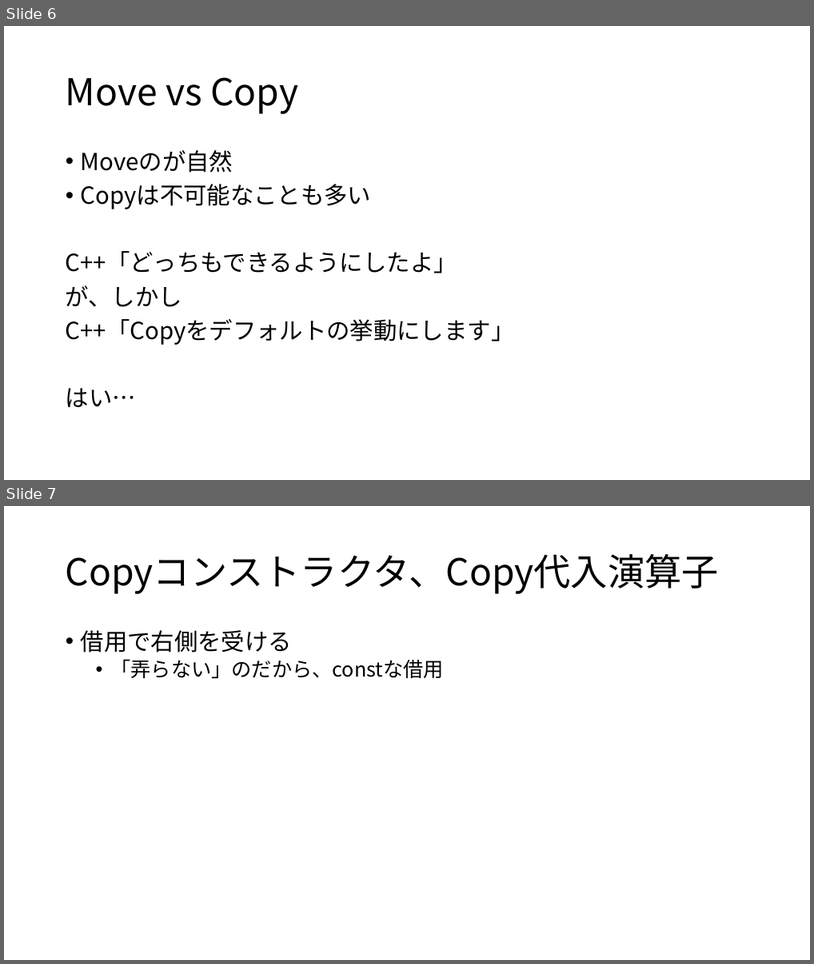
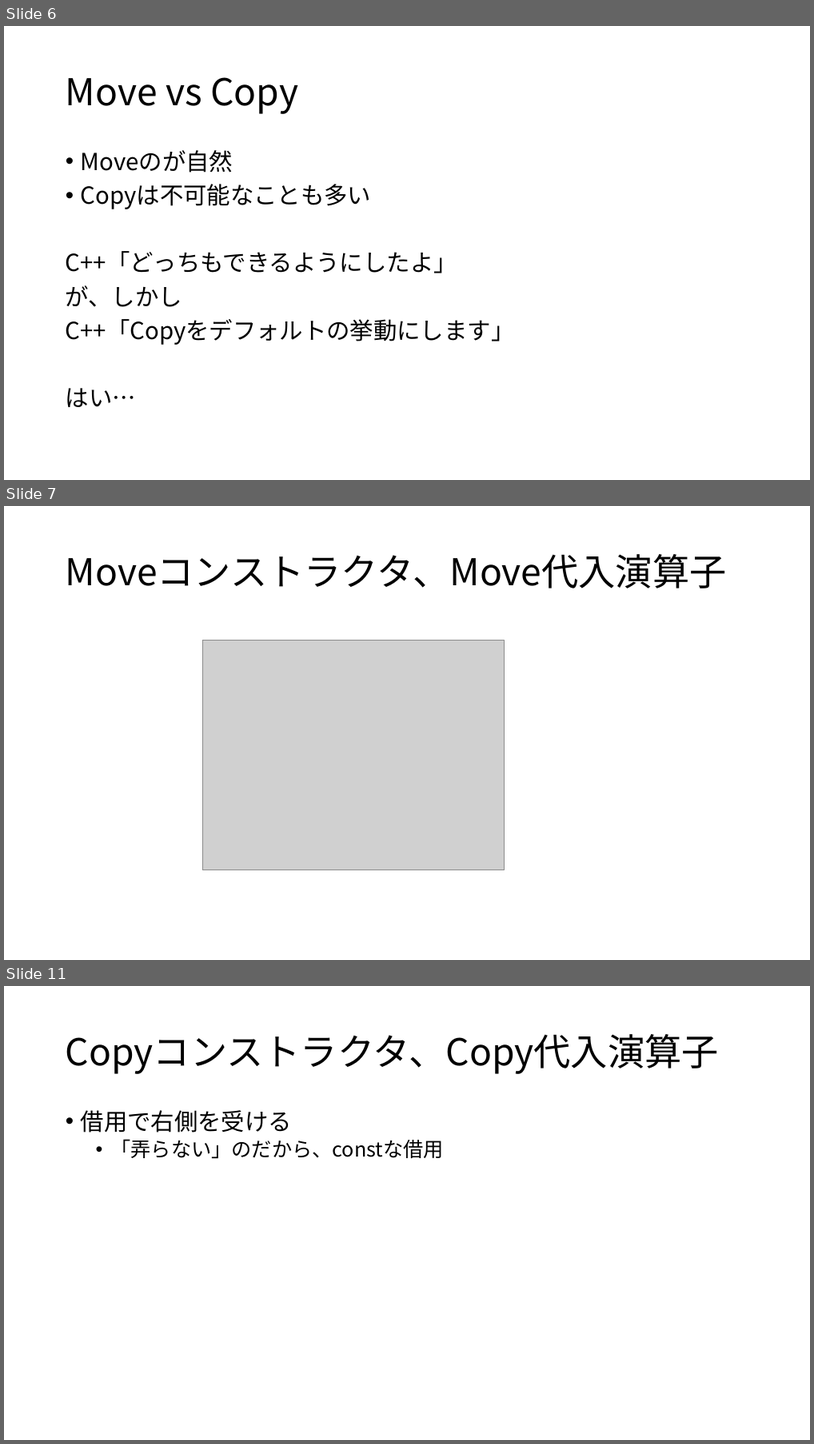
Before and after one commit to crs-kouhou/zatsu_game_engine, a slide deck: zatsuGE_pptx/非自明な＝.pptx. Shown one above the other, each under a label of ours: slides 6 and 7 before the commit, slides 6, 7 and 11 after it; the slides between them are not shown. The pictures are 814x964 and 814x1444 pixels, drawn with LibreOffice and Linux fonts; fonts in the diff are those of the drawing; grey boxes stand for pictures. Boxes give left, top, right and bottom in pixels: in the first picture for what was removed or moved away, otherwise in the second. Text is boxed around its words. In the diff, an @@ line names an element or a change of style, - is before the commit and + after.

```diff
--- a/zatsuGE_pptx/非自明な＝.pptx
+++ b/zatsuGE_pptx/非自明な＝.pptx
@@ slide 7 added at [4,506,810,960], background #FFFFFF @@
@@ title added at [66,554,727,588], 44 pt, text #000000 @@
+Moveコンストラクタ、Move代入演算子
@@ picture added at [202,640,504,869] @@
@@ what was slide 7 is now slide 11 @@
```
Also in this commit, not shown: 5 slides changed, 2 other slides added, 1 other file.
